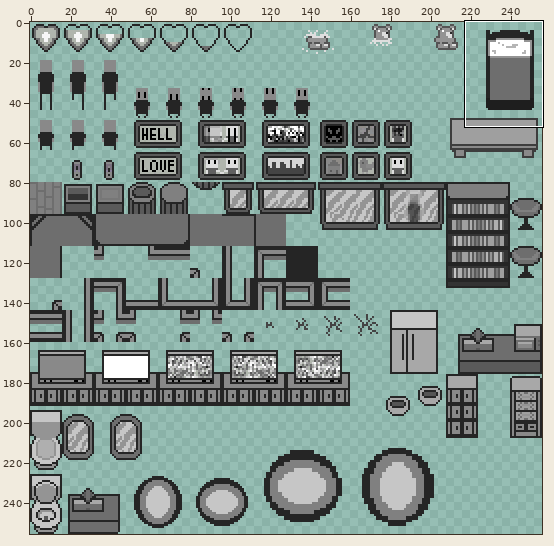
Two states of a sprite sheet, assets/textures/horror-house.png. Above, an overview of the earlier version with the close-up marked.
Close-up. Old version:
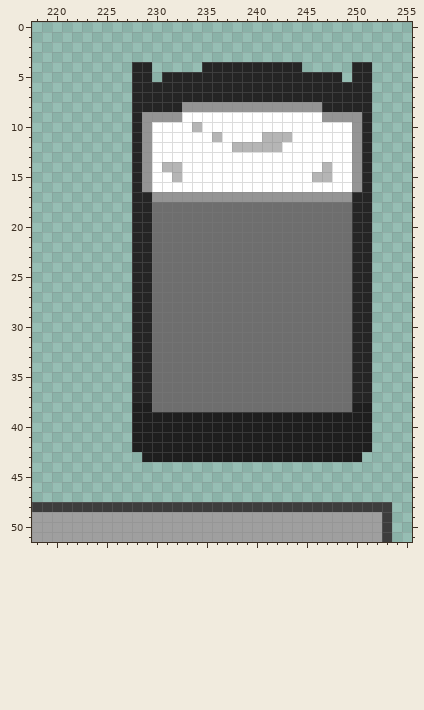
The file is 256x256 pixels. Pixels under 10% opacity are left out. Colours within 5 levels of each other are drawn and written as one. Shown: x 218..255, y 0..51.
Now the later version:
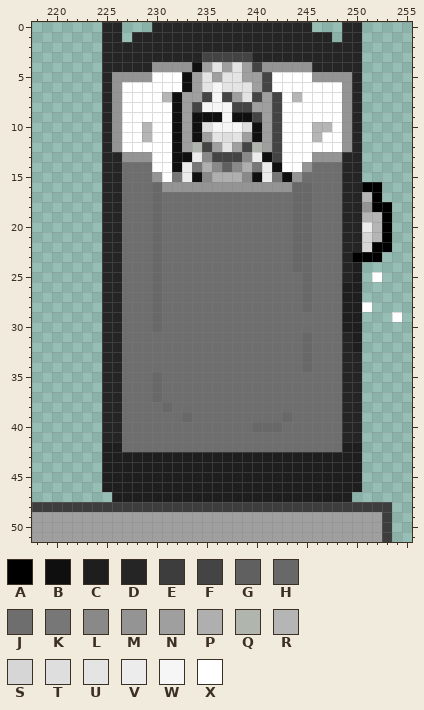
Palette (. is transparent): A #000000  B #0f0f0f  C #1e1e1e  D #252525  E #3d3d3d  F #444444  G #606060  H #686868  J #6e6e6e  K #777777  L #898989  M #949494  N #9f9f9f  P #afafaf  Q #b0b5ad  R #b5b5b5  S #d6d6d6  T #dedede  U #e4e4e4  V #ececec  W #f6f6f6  X #ffffff
From the commit log: luna death art
What changed:
y 0: x 225..226 .. -> DD; x 230..245 ................ -> DDDDDDDDDDDDDDDD; x 249..250 .. -> DD
y 1: x 225..226 .. -> DD; x 228..247 .................... -> DDDDDDDDDDDDDDDDDDDD; x 249..250 .. -> DD
y 2: x 225..250 .......................... -> DDDDDDDDDDDDDDDDDDDDDDDDDD
y 3: x 225..250 .......................... -> DDDDDDDDDDFFFFFDDDDDDDDDDD
y 4: x 225..227 ... -> DDD; x 230..249 .....DDDDDDDDDD..... -> MMMMBNUNUNFMMMMMDDDD; x 251 D -> .
y 5: x 225..249 ...DD.DDDDDDDDDDDDDDDDDD. -> DMMMMXXXBNUNUUNNFXXXXMMMM; x 251 D -> .
y 6: x 225..249 ...DDDDDDDDDDDDDDDDDDDDDD -> DMXXXXXXBNUWUUUNFXXXXXXXM; x 251 D -> .
y 7: x 225..249 ...DDDDDDDDDDDDDDDDDDDDDD -> DMXXXXRBNNFWFNUFNFXRXXXXM; x 251 D -> .
y 8: x 225..249 ...DDDDDMMMMMMMMMMMMMMDDD -> DMXXXXXBNFWWWFFNNFXXXXXXM; x 251 D -> .
y 9: x 225..242 ...DMMMMXXXXXXXXXX -> DMXXXXXBNBBBWBBFNF; x 247..248 MM -> XX; x 250..251 MD -> D.
y 10: x 225..229 ...DM -> DMXXR; x 232..242 XXRXXXXXXXX -> BNBTWWWTBNF; x 246..247 XX -> RR; x 249..251 XMD -> MD.
y 11: x 225..229 ...DM -> DMXXR; x 232..243 XXXXRXXXXRRR -> BNBNUTUNBNFX; x 246 X -> R; x 249..251 XMD -> MD.
y 12: x 225..229 ...DM -> DMXXX; x 232..242 XXXXXXRRRRR -> BNQFNUNFQNF; x 249..251 XMD -> MD.
y 13: x 225..228 ...D -> DDMM; x 232..242 XXXXXXXXXXX -> BBVLFFFLVBF; x 246..251 XXXXMD -> MMMDD.
y 14: x 225..229 ...DM -> DDJJJ; x 231..242 RRXXXXXXXXXX -> XBVKPLGLPKVB; x 245..251 XXRXXMD -> MJJJDD.
y 15: x 225..230 ...DMX -> DDJJJM; x 232..251 RXXXXXXXXXXXXXRRXXMD -> KVBLPPPLBVKBMJJJJDD.
y 16: x 225..252 ...DMXXXXXXXXXXXXXXXXXXXXMD. -> DDJJJHMMMMMMMMMMMMMHHJJJDDAA
y 17: x 225..249 ...DDMMMMMMMMMMMMMMMMMMMM -> DDJJJHJJJJJJJJJJJJJHHJJJD; x 251..252 D. -> RA
y 18: x 225..230 ...DDJ -> DDJJJH; x 244..245 JJ -> HH; x 249 J -> D; x 251..253 D.. -> MAA
y 19: x 225..230 ...DDJ -> DDJJJH; x 244..245 JJ -> HH; x 249 J -> D; x 251..253 D.. -> RRA
y 20: x 225..230 ...DDJ -> DDJJJH; x 244..245 JJ -> HH; x 249 J -> D; x 251..253 D.. -> VRA
y 21: x 225..230 ...DDJ -> DDJJJH; x 244..245 JJ -> HH; x 249 J -> D; x 251..253 D.. -> SRA
y 22: x 225..230 ...DDJ -> DDJJJH; x 244..245 JJ -> HH; x 249 J -> D; x 251..253 D.. -> SAA
y 23: x 225..230 ...DDJ -> DDJJJH; x 244..245 JJ -> HH; x 249..252 JDD. -> DAAA
y 24: x 225..230 ...DDJ -> DDJJJH; x 244..245 JJ -> HH; x 249..251 JDD -> DC.
y 25: x 225..230 ...DDJ -> DDJJJH; x 245 J -> H; x 249..252 JDD. -> DC.X
y 26..27: x 225..230 ...DDJ -> DDJJJH; x 245 J -> H; x 249..251 JDD -> CC.
y 28: x 225..230 ...DDJ -> DDJJJH; x 245 J -> H; x 249..251 JDD -> CCX
y 29: x 225..230 ...DDJ -> DDJJJH; x 249..251 JDD -> CC.; x 254 . -> X
y 30: x 225..230 ...DDJ -> DDJJJH; x 249..251 JDD -> CC.
y 31..32: x 225..229 ...DD -> DDJJJ; x 245 J -> H; x 249..251 JDD -> DC.
y 33..34: x 225..229 ...DD -> DDJJJ; x 245 J -> H; x 249 J -> D; x 251 D -> .
y 35..37: x 225..230 ...DDJ -> DDJJJH; x 249 J -> D; x 251 D -> .
y 38: x 225..229 ...CC -> DDJJJ; x 231 J -> H; x 249..251 JCC -> DD.
y 39: x 225..251 ...CCCCCCCCCCCCCCCCCCCCCCCC -> DDJJJJJJHJJJJJJJJJHJJJJJDD.
y 40: x 225..251 ...CCCCCCCCCCCCCCCCCCCCCCCC -> DDJJJJJJJJJJJJJHHHJJJJJJDD.
y 41: x 225..251 ...CCCCCCCCCCCCCCCCCCCCCCCC -> DDJJJJJJJJJJJJJJJJJJJJJJDD.
y 42: x 225..248 ...CCCCCCCCCCCCCCCCCCCCC -> CCJJJJJJJJJJJJJJJJJJJJJJ; x 251 C -> .
y 43: x 225..228 .... -> CCCC
y 44..46: x 225..250 .......................... -> CCCCCCCCCCCCCCCCCCCCCCCCCC
y 47: x 226..249 ........................ -> CCCCCCCCCCCCCCCCCCCCCCCC
Boxes around the changes in both close-ups, in picture pixels (x1, y1, x2, y2):
changed: (102, 22, 402, 502)
